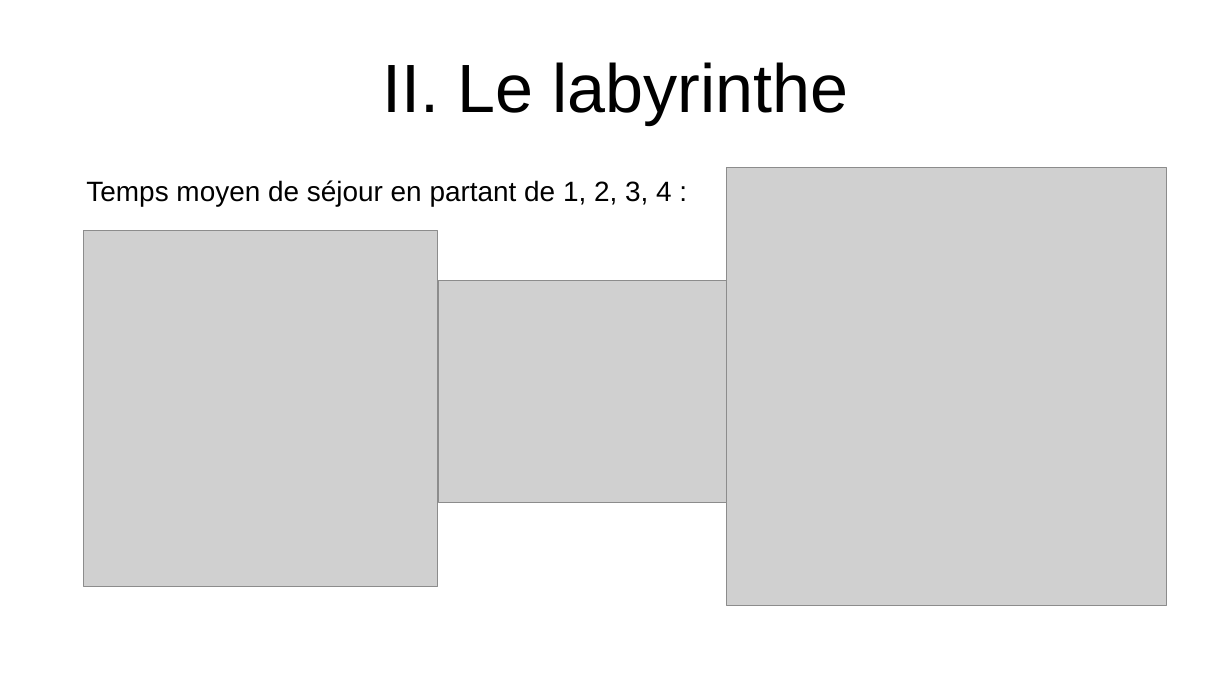
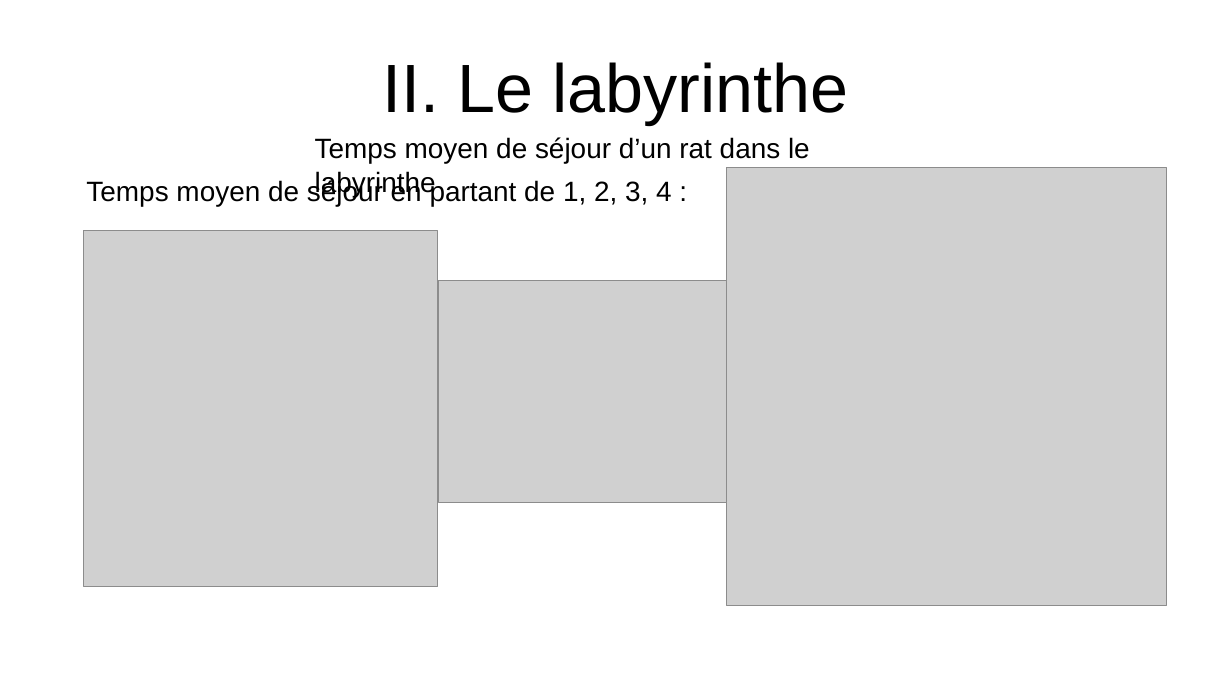
Before and after one commit to WIDEROZ/ESISAR-3A, a slide deck: slide 11 of Mathématiques/Oral/TP2_123 5min.odp (slide 17 before the commit). Drawn at 1232x693 pixels with LibreOffice and Linux fonts; fonts in the diff are those of the drawing; grey boxes stand for pictures. Boxes give left, top, right and bottom in pixels: in the first picture for what was removed or moved away, otherwise in the second. Text is boxed around its words. In the diff, an @@ line names an element or a change of style, - is before the commit and + after.

```diff
--- a/Mathématiques/Oral/TP2_123 5min.odp
+++ b/Mathématiques/Oral/TP2_123 5min.odp
@@ text added at (315,137,810,197), 18 pt, text #000000 @@
+Temps moyen de séjour d’un rat dans le labyrinthe
```
Also in this commit, not shown: 5 other slides changed, 3 slides added, 9 slides removed, 1 other file.
